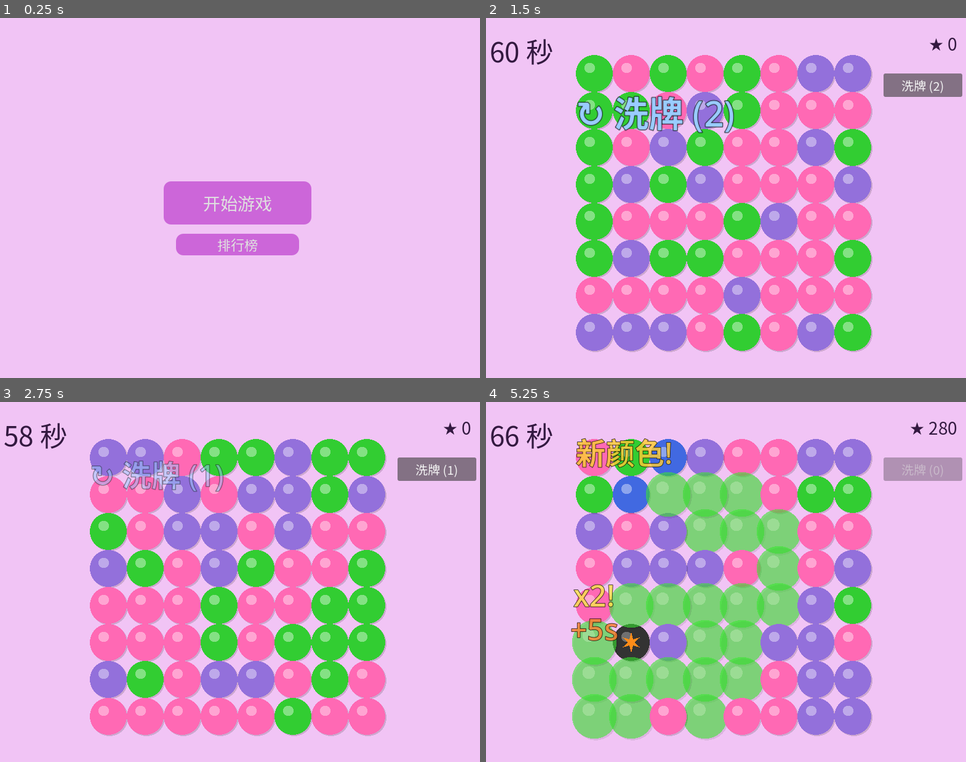
Above: before the commit, frames 1-4 (two rows, left to right).
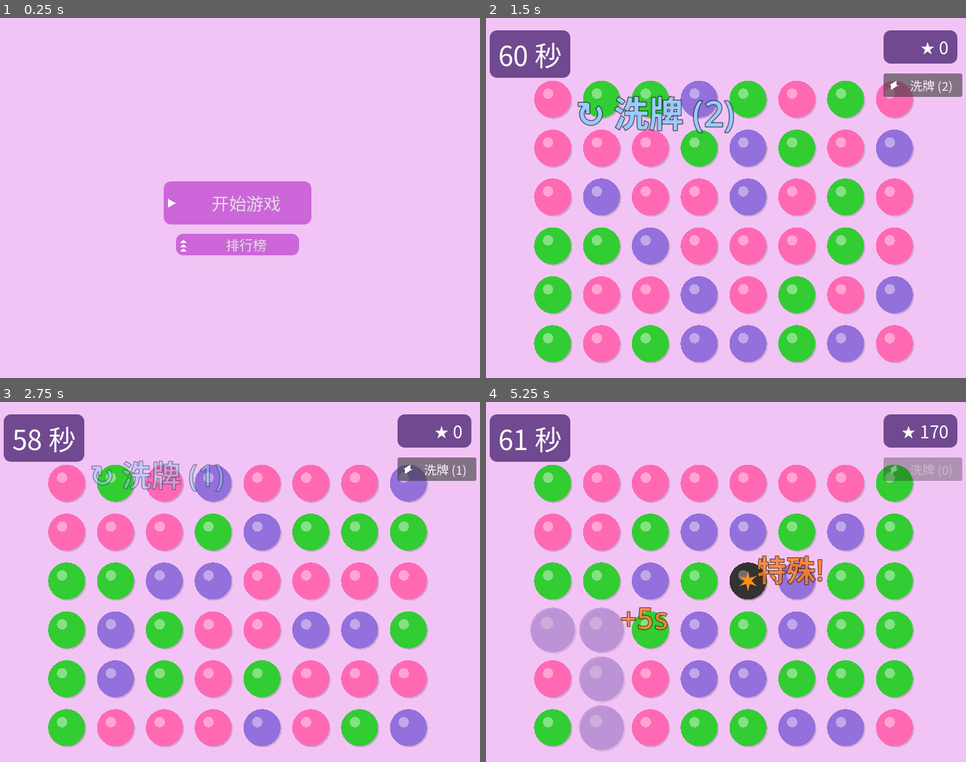
Above: after the commit, the same moments.

Repository: a812358816/bubble-match
Game: Godot game, scene res://main.tscn
Same seed, same stepped clock (60 frames per second), same inputs: the game is played once before the commit and once after it.
Inputs (mouse positions are in pixels of both pictures, inside the frame that each line leads up to):
- Up to frame 1 (0.25 s): no input
- Up to frame 2 (1.5 s): click "开始游戏" at 0.5 s; click "洗牌 (3)" at 1.25 s
- Up to frame 3 (2.75 s): click "洗牌 (2)" at 2 s
- Up to frame 4 (5.25 s): click "洗牌 (1)" at 2.75 s; move the mouse to (596, 456) at 3.52 s; click (596, 456) at 3.67 s; move the mouse to (596, 643) at 4.27 s; click (596, 643) at 4.42 s; move the mouse to (596, 679) at 5.02 s; click (596, 679) at 5.17 s

The runs differ from the first frame. In frame 1, 0.6% of the frame differs, in the area x 35-59%, y 49-65%; in frame 2, 51%; in frame 3, 54%; in frame 4, 58%, in the area x 0-99%, y 3-97%.
Error before the commit: Invalid assignment of property or key 'icon_max_width' with value of type 'int' on a base object of type 'Button'. (res://src/main.gd:38)

Commit message:
UI 可读性修复 + 游戏区域放大
- 计时器/积分器标签：字体改白色，背景调亮，宽度缩窄
- 泡泡网格：6×6 → 8×6 长方形，自适应屏幕尺寸
- 泡泡上限 60px → 140px，边距减小，视觉居中修正
- 网格向下偏移 30px 避免与顶栏重叠

Co-Authored-By: Claude Opus 4.7 <noreply@anthropic.com>

Diff:
--- a/src/gameplay/bubble.gd
+++ b/src/gameplay/bubble.gd
@@ -5,6 +5,8 @@
 @export var bubble_color: String = "pink"
 @export var bubble_size: float = 60.0
 @export var bubble_type: String = "normal"
+
+var _actual_bubble_size: float = 60.0
 
 const COLORS := {
 	"pink": Color("#FF69B4"),
--- a/src/gameplay/bubble_match.gd
+++ b/src/gameplay/bubble_match.gd
@@ -8,12 +8,15 @@
 const BUBBLE_SCENE := preload("res://src/gameplay/bubble.tscn")
 
 @export var grid_cols: int = 8
-@export var grid_rows: int = 8
-@export var bubble_size: float = 60.0
+@export var grid_rows: int = 6
+@export var max_bubble_size: float = 140.0
+@export var min_bubble_size: float = 50.0
 @export var min_match: int = 3
-@export var offset_x: float = 30.0
-@export var offset_y: float = 30.0
+@export var offset_x: float = 12.0
+@export var offset_y: float = 12.0
 @export var round_seconds: float = 60.0
+
+var _actual_bubble_size: float = 80.0
 
 var _grid: Array = []
 var _bubble_nodes: Array = []
@@ -39,6 +42,18 @@
 
 func _ready() -> void:
 	$Timer.timeout.connect(_on_timer_timeout)
+	get_viewport().size_changed.connect(_recalculate_bubble_size)
+	_recalculate_bubble_size()
+
+
+func _recalculate_bubble_size() -> void:
+	var screen := get_viewport().get_visible_rect().size
+	# Leave room for UI labels at top (~130px) and side margins
+	var usable_w = screen.x - offset_x * 2
+	var usable_h = screen.y - offset_y * 2 - 100.0
+	var cell_w = usable_w / grid_cols
+	var cell_h = usable_h / grid_rows
+	_actual_bubble_size = clampf(min(cell_w, cell_h), min_bubble_size, max_bubble_size)
 
 
 func _make_grid_data(color: String = "", bubble_type: String = "normal") -> Dictionary:
@@ -75,7 +90,7 @@
 	var b := BUBBLE_SCENE.instantiate()
 	b.bubble_color = data["color"]
 	b.bubble_type = data.get("type", "normal")
-	b.bubble_size = bubble_size
+	b._actual_bubble_size = _actual_bubble_size
 	b.grid_pos = Vector2i(col, row)
 	b.position = _grid_to_world(col, row)
 	b.bubble_clicked.connect(_on_bubble_clicked)
@@ -101,10 +116,10 @@
 
 
 func _grid_to_world(col: int, row: int) -> Vector2:
-	var grid_w: float = grid_cols * bubble_size
-	var grid_h: float = grid_rows * bubble_size
+	var grid_w: float = grid_cols * _actual_bubble_size
+	var grid_h: float = grid_rows * _actual_bubble_size
 	var screen := get_viewport().get_visible_rect().size
-	return Vector2((screen.x - grid_w) / 2.0 + col * bubble_size + offset_x, (screen.y - grid_h) / 2.0 + row * bubble_size + offset_y)
+	return Vector2((screen.x - grid_w) / 2.0 + col * _actual_bubble_size + _actual_bubble_size / 2.0, (screen.y - grid_h) / 2.0 + row * _actual_bubble_size + _actual_bubble_size / 2.0 + 30.0)
 
 
 func _is_valid_cell(col: int, row: int) -> bool:
@@ -112,6 +127,7 @@
 
 
 func start_round() -> void:
+	_recalculate_bubble_size()
 	_score = 0
 	_time_left = round_seconds
 	_running = true
@@ -171,7 +187,7 @@
 
 		_grid[col][0] = _make_grid_data()
 		var b := _create_bubble(col, 0, _grid[col][0])
-		b.position = _grid_to_world(col, 0) + Vector2(0, -bubble_size)
+		b.position = _grid_to_world(col, 0) + Vector2(0, -_actual_bubble_size)
 		_bubble_nodes[col][0] = b
 		var tw := create_tween()
 		tw.tween_property(b, "position", _grid_to_world(col, 0), 0.35).set_ease(Tween.EASE_OUT).set_trans(Tween.TRANS_BOUNCE)
--- a/src/main.gd
+++ b/src/main.gd
@@ -34,8 +34,6 @@
 
 func _setup_ui() -> void:
 	# Button icons — generated programmatically
-	for btn in [_start_btn, _shuffle_btn, _rank_btn, _restart_btn, _rank_back_btn]:
-		btn.icon_max_width = 24
 	_start_btn.icon = _make_icon("play")
 	_shuffle_btn.icon = _make_icon("shuffle")
 	_rank_btn.icon = _make_icon("rank")
@@ -44,7 +42,7 @@
 
 	# Time label badge
 	var time_bg := StyleBoxFlat.new()
-	time_bg.bg_color = Color(0.12, 0.06, 0.22, 0.88)
+	time_bg.bg_color = Color(0.35, 0.2, 0.5, 0.85)
 	time_bg.set_corner_radius_all(12)
 	time_bg.content_margin_left = 14
 	time_bg.content_margin_right = 14
@@ -54,7 +52,7 @@
 
 	# Score label badge
 	var score_bg := StyleBoxFlat.new()
-	score_bg.bg_color = Color(0.12, 0.06, 0.22, 0.88)
+	score_bg.bg_color = Color(0.35, 0.2, 0.5, 0.85)
 	score_bg.set_corner_radius_all(12)
 	score_bg.content_margin_left = 14
 	score_bg.content_margin_right = 14
--- a/src/ui/game_ui.tscn
+++ b/src/ui/game_ui.tscn
@@ -4,11 +4,11 @@
 
 [sub_resource type="LabelSettings" id="timer_label_settings"]
 font_size = 44
-font_color = Color(0.2, 0.1, 0.25, 1)
+font_color = Color(1, 1, 1, 1)
 
 [sub_resource type="LabelSettings" id="label_settings"]
 font_size = 28
-font_color = Color(0.2, 0.1, 0.25, 1)
+font_color = Color(1, 1, 1, 1)
 
 [sub_resource type="StyleBoxFlat" id="btn_style"]
 bg_color = Color(0.8, 0.4, 0.85, 1)
@@ -42,7 +42,7 @@
 layout_mode = 1
 offset_left = 20.0
 offset_top = 20.0
-offset_right = 240.0
+offset_right = 150.0
 offset_bottom = 70.0
 text = "时间: 90"
 label_settings = SubResource("timer_label_settings")
@@ -52,7 +52,7 @@
 anchors_preset = 1
 anchor_left = 1.0
 anchor_right = 1.0
-offset_left = -240.0
+offset_left = -140.0
 offset_top = 20.0
 offset_right = -20.0
 offset_bottom = 52.0
